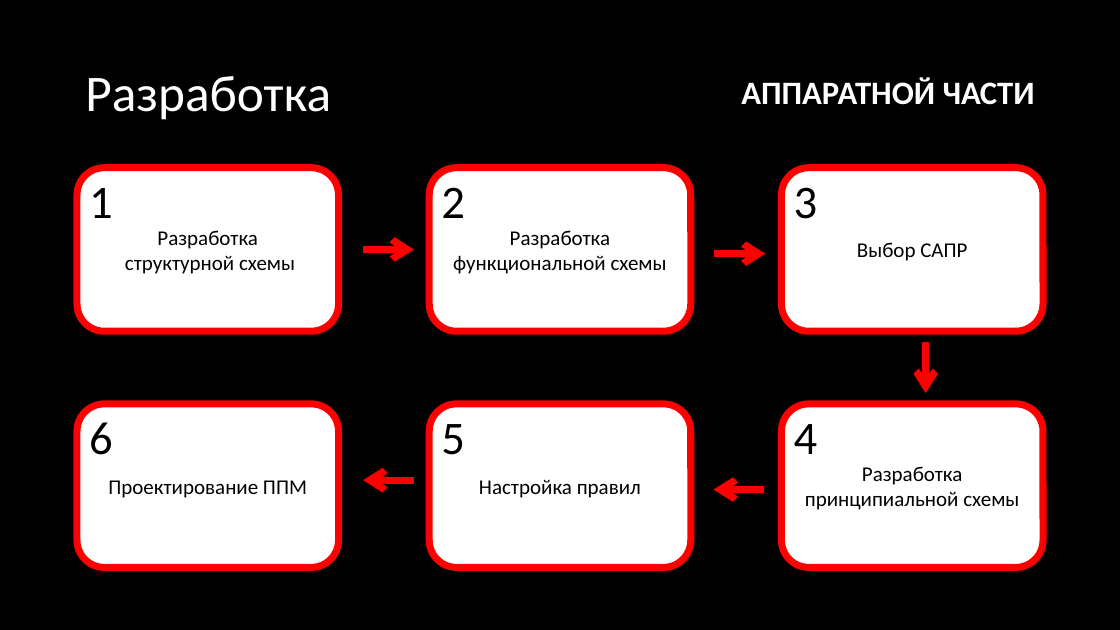
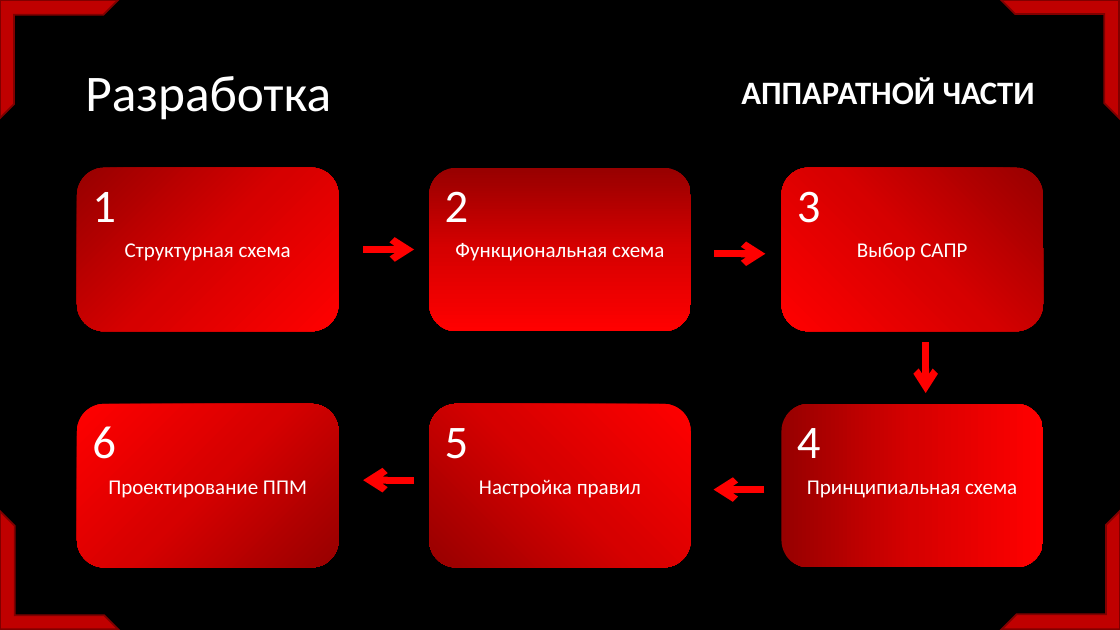
Before and after one commit to maxim5858mru/graduate-work-college-tiu, a slide deck: slide 4 of Text/Дипломная работа/Презентация.pptx. Drawn at 1120x630 pixels with LibreOffice and Linux fonts; fonts in the diff are those of the drawing. Boxes give left, top, right and bottom in pixels: in the first picture for what was removed or moved away, otherwise in the second. Text is boxed around its words. In the diff, an @@ line names an element or a change of style, - is before the commit and + after.

```diff
--- a/Text/Дипломная работа/Презентация.pptx
+++ b/Text/Дипломная работа/Презентация.pptx
@@ half frame added at (x1=0, y1=0, x2=118, y2=118), fill #C00000, outline #800000 1.5 pt @@
@@ half frame added at (x1=1002, y1=0, x2=1120, y2=118), fill #C00000, outline #800000 1.5 pt @@
@@ fill #FFFFFF to gradient #970000 to #D70000 to #FF0000; outline #FF0000 6 pt to none in 3 elements at (x1=781, y1=404, x2=1043, y2=568), (x1=77, y1=168, x2=339, y2=332), (x1=429, y1=168, x2=691, y2=332) @@
@@ text in rounded rectangle at (x1=125, y1=243, x2=291, y2=261): text changed; text colour #000000 to #FFFFFF @@
-Разработка
-структурной схемы
+Структурная схема
@@ text in rounded rectangle at (x1=455, y1=243, x2=664, y2=261): text changed; text colour #000000 to #FFFFFF @@
-Разработка функциональной схемы
+Функциональная схема
@@ text colour #000000 to #FFFFFF; fill #FFFFFF to gradient #970000 to #D70000 to #FF0000; outline #FF0000 6 pt to none in 3 elements at (x1=77, y1=404, x2=339, y2=568), (x1=781, y1=168, x2=1043, y2=332), (x1=429, y1=404, x2=691, y2=568) @@
@@ text colour #000000 to #FFFFFF in 6 elements at (x1=797, y1=191, x2=821, y2=223), (x1=92, y1=192, x2=116, y2=222), (x1=445, y1=191, x2=469, y2=222), (x1=92, y1=426, x2=116, y2=459), (x1=445, y1=428, x2=469, y2=459), (x1=797, y1=428, x2=821, y2=458) @@
@@ text in rounded rectangle at (x1=807, y1=476, x2=1017, y2=500): text changed; text colour #000000 to #FFFFFF @@
-Разработка принципиальной схемы
+Принципиальная схема
@@ half frame added at (x1=0, y1=511, x2=118, y2=629), fill #C00000, outline #800000 1.5 pt @@
@@ half frame added at (x1=1002, y1=511, x2=1120, y2=629), fill #C00000, outline #800000 1.5 pt @@
```
Also in this commit, not shown: 6 other slides changed, 1 slide added, 2 other files.
